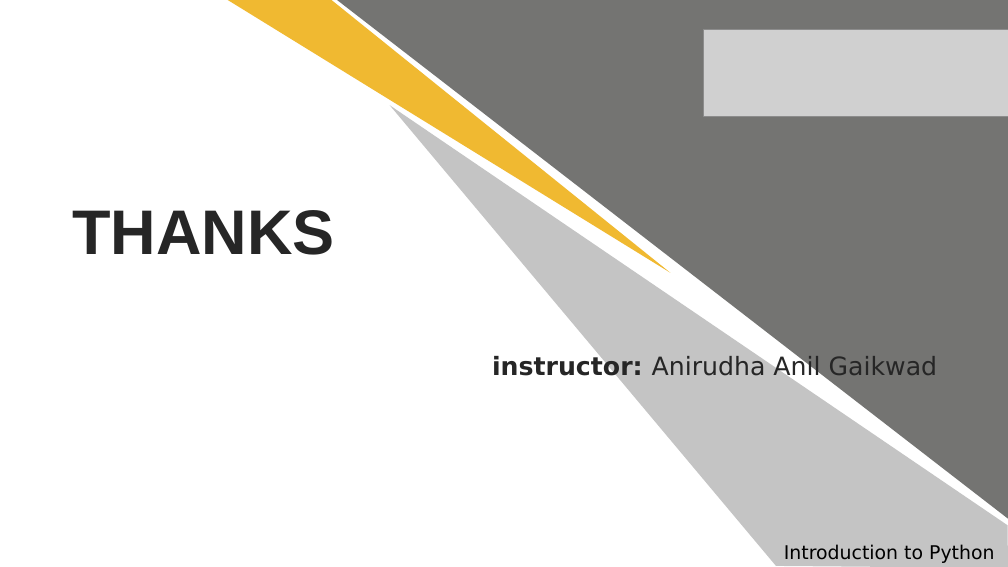
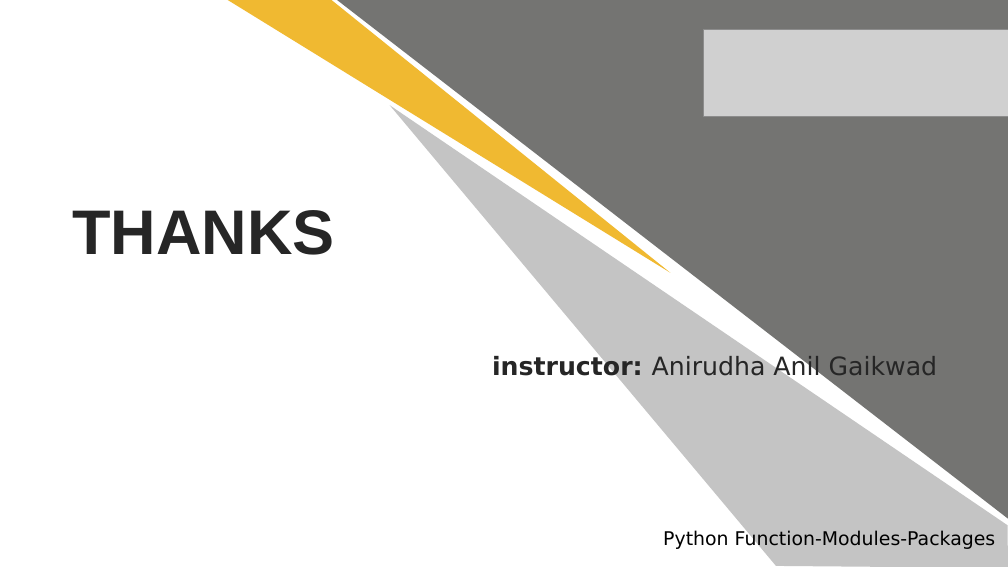
Before and after one commit to anirudhagaikwad/Python_Programming, a slide deck: slide 24 of #5_Python_Functions_Modules_Package.pptx (slide 17 before the commit). Drawn at 1008x567 pixels with LibreOffice and Linux fonts; fonts in the diff are those of the drawing; grey boxes stand for pictures. Boxes give left, top, right and bottom in pixels: in the first picture for what was removed or moved away, otherwise in the second. Text is boxed around its words. In the diff, an @@ line names an element or a change of style, - is before the commit and + after.

```diff
--- a/#5_Python_Functions_Modules_Package.pptx
+++ b/#5_Python_Functions_Modules_Package.pptx
@@ text added at bbox=[663, 530, 996, 550], 18 pt, text #000000 @@
+Python Function-Modules-Packages
@@ text removed at bbox=[784, 544, 994, 563] @@
-Introduction to Python
```
Also in this commit, not shown: 1 other slide changed, 7 slides added, 59 other files.
